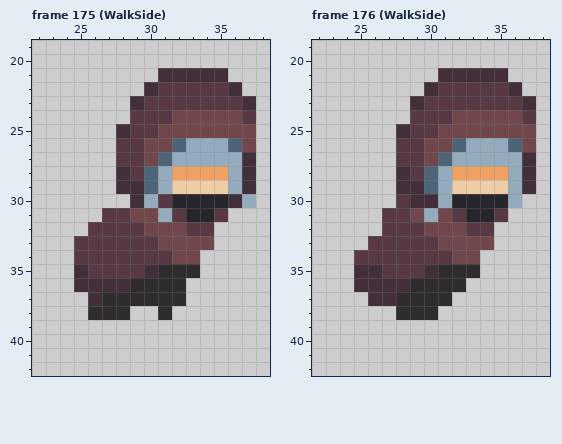
A pixel-art file gets an edit: assets/textures/player/player_thief.aseprite. The picture above is the old version.
64x64 pixels, 249 frames. Shown: frame 175 (WalkSide): x 22..38, y 19..42; frame 176 (WalkSide): x 22..38, y 19..42. The commit also changed other frames, which this record leaves out.
New version:
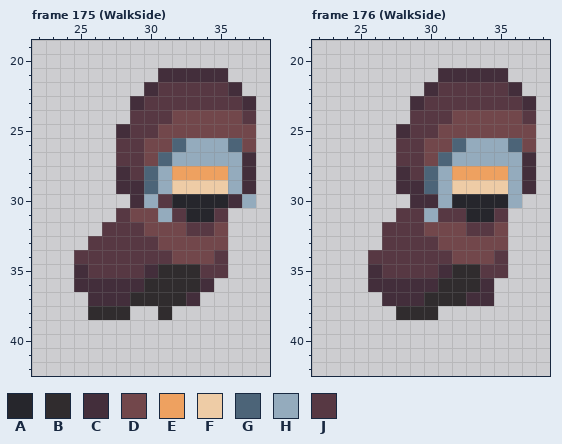
Palette (. is transparent): A #26262c  B #302c2e  C #432e3b  D #72474b  E #eea160  F #eecca6  G #4c6478  H #94abbd  J #573843
Diff:
Frame 175 (WalkSide):
y 31: x 27 J -> .
y 32: x 26 J -> .; x 35 . -> D
y 33: x 25 J -> .; x 35 . -> D
y 34: x 34..35 .. -> DJ
y 35: x 34..35 .. -> JJ
y 36: x 29 B -> C; x 33..34 .. -> BC
y 37: x 27..28 BB -> CC; x 33 . -> C
Frame 176 (WalkSide):
y 30: x 28 J -> .
y 31: x 27 J -> .; x 29 D -> J; x 31 D -> J
y 32: x 35 . -> D
y 33: x 26 J -> .; x 35 . -> D
y 34: x 25 J -> .; x 34..35 .. -> DJ
y 35: x 25 C -> .; x 30..31 CB -> JC; x 34..35 .. -> JJ
y 36: x 25 C -> .; x 29..30 BB -> CC; x 33..34 .. -> BC
y 37: x 26 C -> .; x 28..29 BB -> CC; x 32..34 ... -> BCC
Where, in picture pixels (left, top, right, bottom), the same in both pictures:
changed: (74, 208, 228, 306)
changed: (354, 194, 508, 306)
